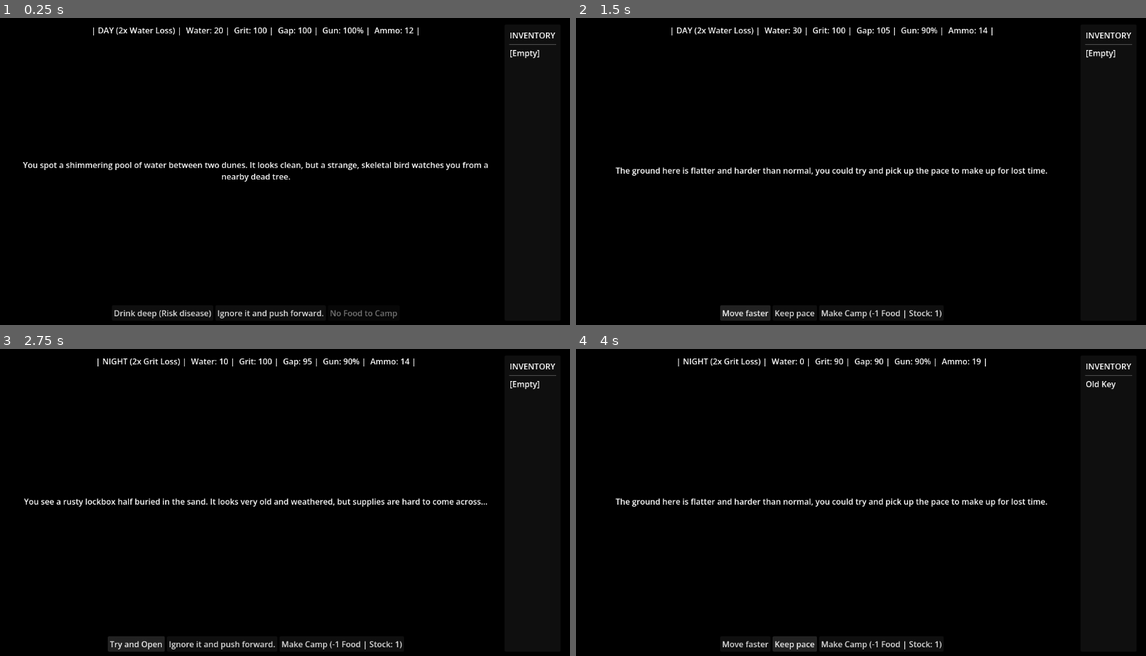
Above: before the commit, frames 1-4 (two rows, left to right).
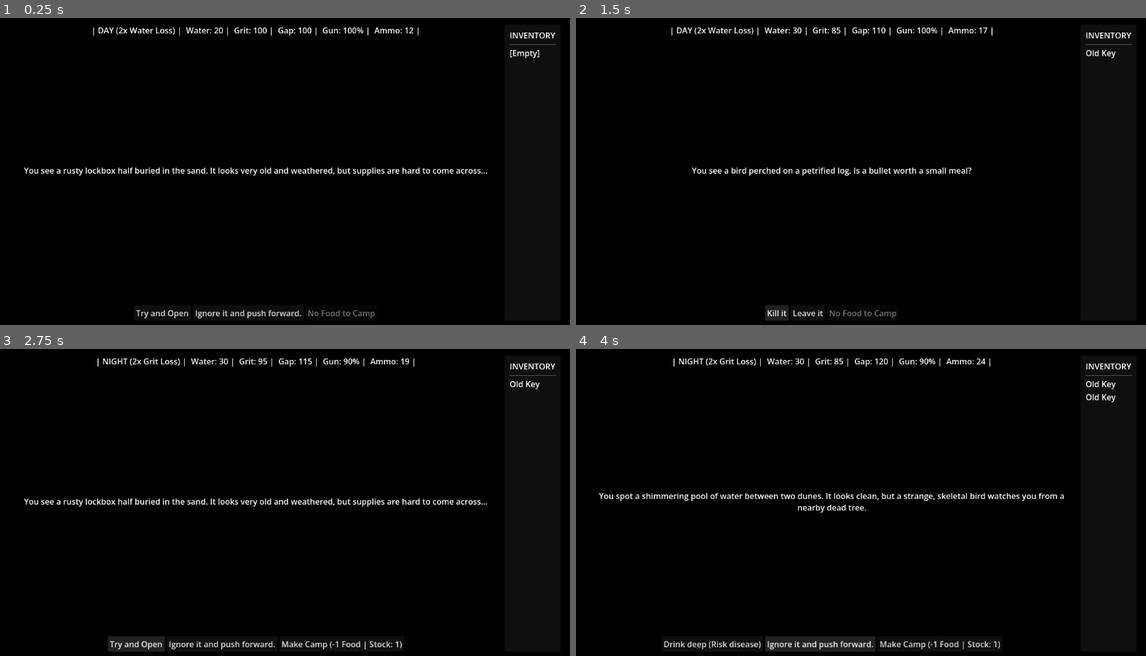
Above: after the commit, the same moments.

Repository: JoelSpicer/Across-The-Desert
Game: Godot game, scene res://Scene/MainGame.tscn
The game is run twice, just before and just after one commit, with the same random seed, the same clock (stepped at 60 frames per second) and the same inputs.
Inputs:
- Up to frame 1 (0.25 s): no input
- Up to frame 2 (1.5 s): click "Drink deep (Risk disease)" (after the commit: "Try and Open") at 0.5 s; click "Kill it" (after the commit: "Drink deep (Risk disease)") at 1.25 s
- Up to frame 3 (2.75 s): click "Move faster" (after the commit: "Kill it") at 2 s
- Up to frame 4 (4 s): click "Try and Open" at 2.75 s; click "Ignore it and push forward." (after the commit: "Leave it") at 3.5 s

The runs differ from the first frame. In frame 1, 2.5% of the frame differs, in the area x 3-86%, y 46-98%; in frame 2, 2.0%; in frame 3, 0.2%; in frame 4, 3.2%, in the area x 3-95%, y 3-99%.

Commit message:
event weighting update

Diff:
--- a/Scripts/EventManager.gd
+++ b/Scripts/EventManager.gd
@@ -13,12 +13,49 @@
 		return
 
 func trigger_random_event():
-	# Pick a random event from the pool
-	var random_index = randi() % event_pool.size()
-	current_event = event_pool[random_index]
+	var valid_events: Array[NarrativeEvent] = []
+	var total_weight: int = 0
+	var current_tags = GameState.get_current_keywords()
 
-	# Send it to the UI
-	main_game_ui.load_event(current_event)
+	# 1. Filter the event pool based on conditions
+	for event in event_pool: # Assuming your loaded array is called 'events'
+		var is_valid = true
+
+		# Check required keywords
+		for req in event.required_keywords:
+			if not current_tags.has(req.to_lower()):
+				is_valid = false
+				break
+
+		# Check forbidden keywords
+		if is_valid:
+			for forb in event.forbidden_keywords:
+				if current_tags.has(forb.to_lower()):
+					is_valid = false
+					break
+
+		# If it passes, add to the valid pool and calculate total weight
+		if is_valid:
+			valid_events.append(event)
+			total_weight += event.event_weight
+
+	# 2. Fallback to prevent crashes if the table is empty
+	if valid_events.is_empty():
+		print("ERROR: No valid events found for current tags!")
+		return
+
+	# 3. Roll the weighted dice
+	var roll = randi() % total_weight
+	var current_weight = 0
+
+	for event in valid_events:
+		current_weight += event.event_weight
+		if roll < current_weight:
+			current_event = event
+			break
+
+	# 4. Send the chosen event to the UI
+	get_parent().load_event(current_event)
 
 func process_choice(choice_num: int):
 	# Initialize variables to hold the stats before we modify them
@@ -30,6 +67,10 @@
 	var food_cost = 0
 	var item_reward = ""
 
+	# New Affliction Variables
+	var given_affliction = ""
+	var cured_affliction = ""
+
 	# 1. Grab the base costs from the resource
 	if choice_num == 1:
 		water_cost = current_event.choice_1_water_cost
@@ -39,6 +80,8 @@
 		gun_cost = current_event.choice_1_gun_condition_cost
 		food_cost = current_event.choice_1_food_cost
 		item_reward = current_event.choice_1_item_reward
+		given_affliction = current_event.choice_1_gives_affliction
+		cured_affliction = current_event.choice_1_cures_affliction
 	elif choice_num == 2:
 		water_cost = current_event.choice_2_water_cost
 		gap_penalty = current_event.choice_2_gap_penalty
@@ -47,6 +90,8 @@
 		gun_cost = current_event.choice_2_gun_condition_cost
 		food_cost = current_event.choice_2_food_cost
 		item_reward = current_event.choice_2_item_reward
+		given_affliction = current_event.choice_2_gives_affliction
+		cured_affliction = current_event.choice_2_cures_affliction
 
 	# 2. Apply Day/Night Modifiers
 	if GameState.is_day:
@@ -74,6 +119,8 @@
 	GameState.modify_gap(gap_penalty)
 	GameState.modify_food(food_cost)
 	GameState.add_item(item_reward)
+	GameState.add_affliction(given_affliction)
+	GameState.remove_affliction(cured_affliction)
 
 	# 4. Check for death before continuing
 	if GameState.is_dead:
--- a/Scripts/GameState.gd
+++ b/Scripts/GameState.gd
@@ -19,6 +19,7 @@
 var is_dead: bool = false
 
 var inventory: Array[String] = []
+
 
 signal stats_changed
 signal player_died # New signal to tell the UI to change scenes
@@ -123,3 +124,36 @@
 
 func has_item(item_name: String) -> bool:
 	return inventory.has(item_name)
+
+# --- AFFLICTION LOGIC ---
+
+func add_affliction(affliction: String):
+	if affliction != "" and not current_afflictions.has(affliction):
+		current_afflictions.append(affliction)
+		stats_changed.emit()
+
+func remove_affliction(affliction: String):
+	if affliction != "" and current_afflictions.has(affliction):
+		current_afflictions.erase(affliction)
+		stats_changed.emit()
+
+# --- TAG GENERATOR ---
+
+func get_current_keywords() -> Array[String]:
+	var keywords: Array[String] = []
+
+	# 1. Add environmental tags
+	if is_day:
+		keywords.append("day")
+	else:
+		keywords.append("night")
+
+	# 2. Add current afflictions as tags (lowercase for safe string matching)
+	for affliction in current_afflictions:
+		keywords.append(affliction.to_lower())
+
+	# 3. Add inventory items as tags
+	for item in inventory:
+		keywords.append(item.to_lower())
+
+	return keywords
--- a/Scripts/NarrativeEvent.gd
+++ b/Scripts/NarrativeEvent.gd
@@ -1,5 +1,10 @@
 extends Resource
 class_name NarrativeEvent
+
+@export_group("Encounter Conditions")
+@export var event_weight: int = 10 # 10 is standard weight, lower for rarer events.
+@export var required_keywords: Array[String] = [] # e.g., ["night", "bleeding"]
+@export var forbidden_keywords: Array[String] = [] # e.g., ["day"]
 
 @export_multiline var event_text: String
 @export var choice_1_text: String
@@ -12,11 +17,12 @@
 @export var choice_1_gun_condition_cost: int = 0
 @export var choice_1_grit_cost: int = 0
 @export var choice_1_gap_penalty: int = 0
-@export var choice_1_item_reward: String = "" # Type a string like "Rusty Key" to award an item
-@export var choice_1_required_item: String = "" # If not blank, the player MUST have this item to pick this choice
+@export var choice_1_item_reward: String = ""
+@export var choice_1_required_item: String = ""
+@export var choice_1_gives_affliction: String = "" # E.g., "Bleeding"
+@export var choice_1_cures_affliction: String = "" # E.g., "Exhausted"
 
 @export_group("Choice 2 Effects")
-# ... (Duplicate the exact same variables for Choice 2) ...
 @export var choice_2_water_cost: int = 0
 @export var choice_2_ammo_cost: int = 0
 @export var choice_2_food_cost: int = 0
@@ -25,3 +31,5 @@
 @export var choice_2_gap_penalty: int = 0
 @export var choice_2_item_reward: String = ""
 @export var choice_2_required_item: String = ""
+@export var choice_2_gives_affliction: String = ""
+@export var choice_2_cures_affliction: String = ""
